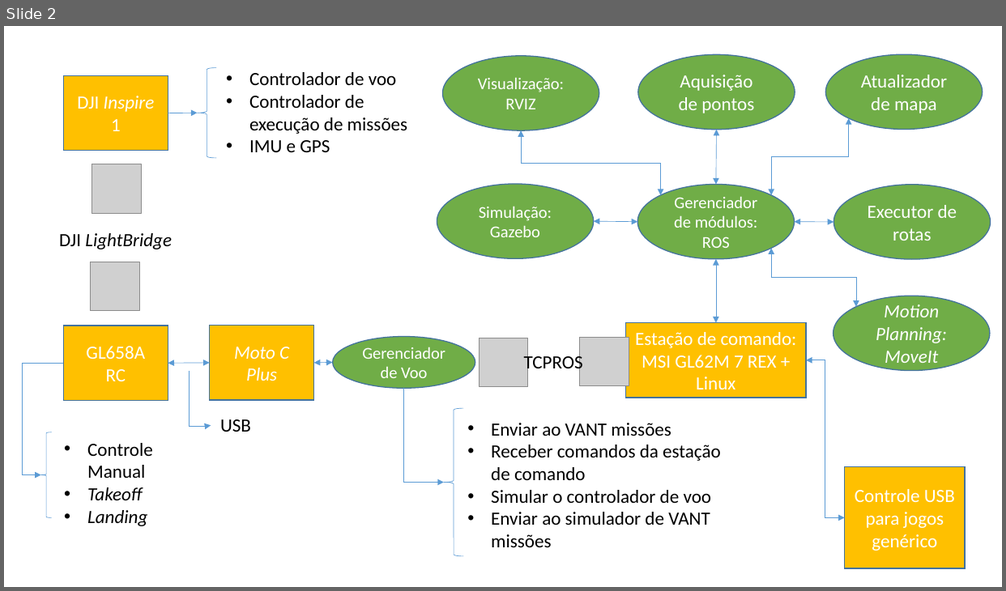
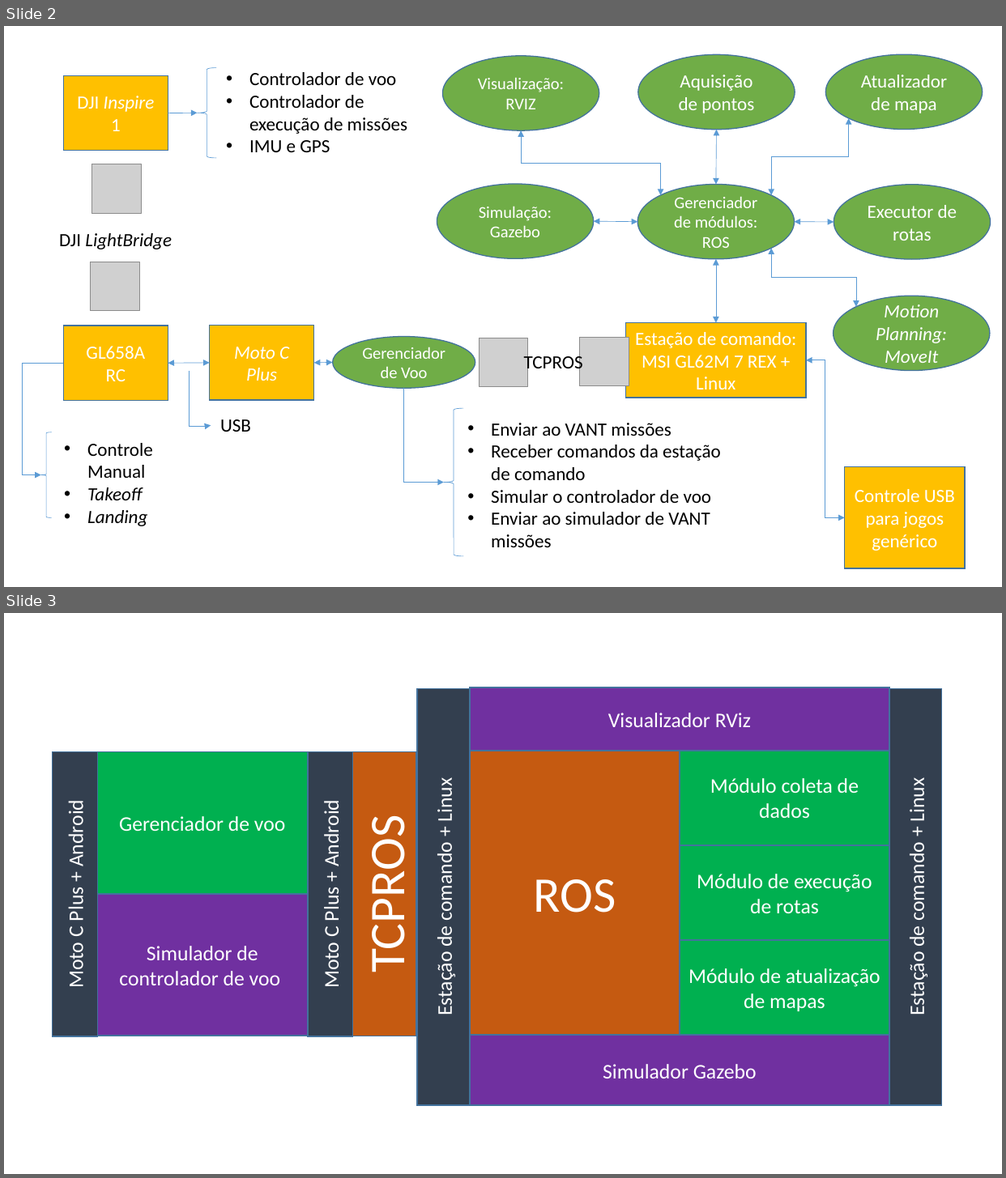
Before and after one commit to matheuskraemer/pfc, a slide deck: doc/diagramas/conceitual/Conceitual.pptx. Shown one above the other, each under a label of ours: slide 2 before the commit, slides 2 and 3 after it. The pictures are 1006x591 and 1006x1178 pixels, drawn with LibreOffice and Linux fonts; fonts in the diff are those of the drawing; grey boxes stand for pictures. Boxes give left, top, right and bottom in pixels: in the first picture for what was removed or moved away, otherwise in the second. Text is boxed around its words. In the diff, an @@ line names an element or a change of style, - is before the commit and + after.

```diff
--- a/doc/diagramas/conceitual/Conceitual.pptx
+++ b/doc/diagramas/conceitual/Conceitual.pptx
@@ slide 3 added at [4,613,1002,1174], background #FFFFFF @@
@@ rectangle added at [417,688,470,1105], fill #333F50, outline #43739E 1 pt, 20 pt, text #FFFFFF @@
+Estação de comando + Linux
@@ rectangle added at [470,687,889,751], fill #7030A0, outline #43739E 1 pt, 20 pt, text #FFFFFF @@
+Visualizador RViz
@@ rectangle added at [889,688,942,1105], fill #333F50, outline #43739E 1 pt, 20 pt, text #FFFFFF @@
+Estação de comando + Linux
@@ rectangle added at [52,752,97,1037], fill #333F50, outline #43739E 1 pt, 20 pt, text #FFFFFF @@
+Moto C Plus + Android
@@ rectangle added at [98,752,307,894], fill #00B050, outline #43739E 1 pt, 20 pt, text #FFFFFF @@
+Gerenciador de voo
@@ rectangle added at [308,752,353,1037], fill #333F50, outline #43739E 1 pt, 20 pt, text #FFFFFF @@
+Moto C Plus + Android
@@ rectangle added at [353,752,416,1037], fill #C55A11, outline #43739E 1 pt, 48 pt, text #FFFFFF @@
+TCPROS
@@ rectangle added at [470,750,680,1034], fill #C55A11, outline #43739E 1 pt, 48 pt, text #FFFFFF @@
+ROS
@@ rectangle added at [680,750,889,845], fill #00B050, outline #43739E 1 pt, 20 pt, text #FFFFFF @@
+Módulo coleta de dados
@@ rectangle added at [680,845,889,941], fill #00B050, outline #43739E 1 pt, 20 pt, text #FFFFFF @@
+Módulo de execução de rotas
@@ rectangle added at [98,894,307,1035], fill #7030A0, outline #43739E 1 pt, 20 pt, text #FFFFFF @@
+Simulador de controlador de voo
@@ rectangle added at [680,940,889,1035], fill #00B050, outline #43739E 1 pt, 20 pt, text #FFFFFF @@
+Módulo de atualização de mapas
@@ rectangle added at [470,1035,889,1105], fill #7030A0, outline #43739E 1 pt, 20 pt, text #FFFFFF @@
+Simulador Gazebo
```
Also in this commit, not shown: 5 other files.
